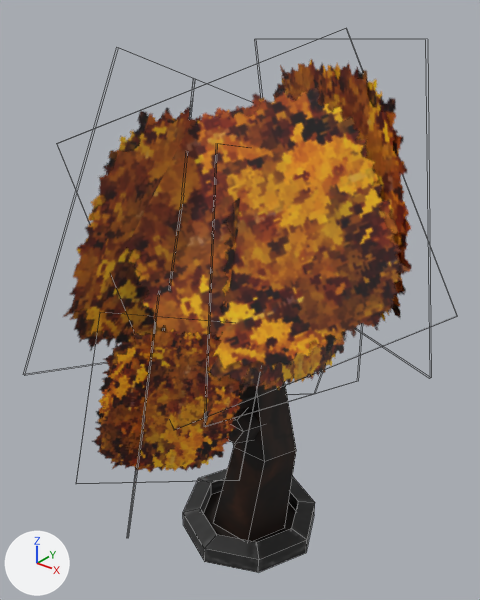
Two versions of the FBX model Assets/Models/treesStreet.fbx, one commit apart.
Both versions are drawn from a 50 mm camera at (-8.39, -25.33, 18.52) aimed at (-20.17, -10.61, 9.4). Arrows for +X, +Y and +Z are at lower left; the lights stay in place. Mesh edges are drawn as thin lines.

The older version as bpy lines, for what is in view:
```python
me_cylinder_005 = bpy.data.meshes.new('Cylinder.005')
me_cylinder_005.from_pydata(...)  # 136 vertices, 72 faces; spans x -5.8..6.2, y -7.2..5.9, z 0.0..17.3
me_cylinder_005.materials.append(mat_treestreetbigmaterial)  # picture img_treestreetbigtexture_png
ob_treestreetbig_1 = bpy.data.objects.new('TreeStreetBig_1', me_cylinder_005)
ob_treestreetbig_1.location = (-20.06, -10.17, 0.0)
```
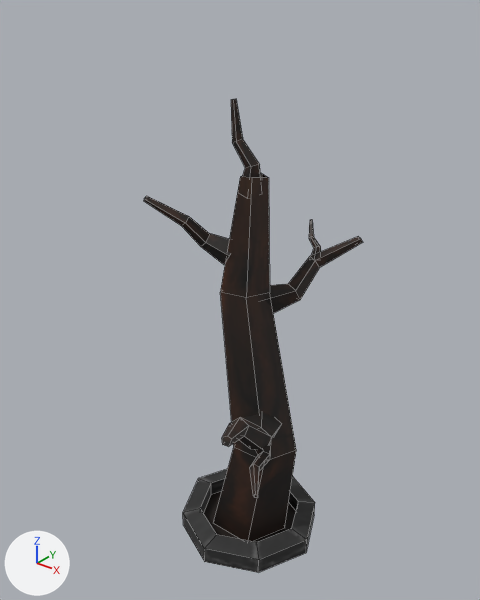
Boxes [x1, y1, x2, y2] around the edits, measured in the pictures (480 x 600 px; the box of a moved part takes in the faces that stretch with it):
```json
{"object": "TreeStreetBig_1", "change": "reshaped", "before": [29, 60, 457, 572], "after": [144, 99, 363, 572], "on screen": "49% narrower, 8% shorter"}
{"part": 1, "of": "me_cylinder_005", "change": "moved or reshaped", "before": [228, 408, 263, 444], "after": [222, 412, 281, 450]}
{"part": 2, "of": "me_cylinder_005", "change": "added", "after": [265, 236, 363, 313], "on screen": "black"}
{"part": 3, "of": "me_cylinder_005", "change": "added", "after": [144, 196, 231, 265], "on screen": "black"}
{"part": 4, "of": "me_cylinder_005", "change": "added", "after": [231, 99, 261, 178], "on screen": "black"}
{"part": 5, "of": "me_cylinder_005", "change": "added", "after": [309, 220, 321, 258]}
{"part": 6, "of": "me_cylinder_005", "change": "added", "after": [250, 443, 270, 498]}
{"part": 7, "of": "me_cylinder_005", "change": "deleted", "before": [29, 60, 457, 488], "on screen": "brown"}
```

The change, as JSON lines over the scene's bpy script:
```json
{"block": "me_cylinder_005", "where": "# used by ob_treestreetbig_1; location = (-20.06, -10.17, 0.0)"}
{"op": "remove", "block": "me_cylinder_005", "code": "me_cylinder_005.from_pydata(...)  # 136 vertices, 72 faces; spans x -5.8..6.2, y -7.2..5.9, z 0.0..17.3"}
{"op": "add", "block": "me_cylinder_005", "code": "me_cylinder_005.from_pydata(...)  # 172 vertices, 136 faces; spans x -2.8..3.0, y -4.5..3.5, z 0.0..15.5"}
{"block": "me_cylinder_005", "change": "me_cylinder_005 part 1: the loose piece of 20 vertices spanning x -0.2..1.2, y -4.8..-0.4, z 4.6..7.7 is turned 23.9 degrees about the z axis through its middle, then moved by (1.2, 0.1, 0.0)"}
{"block": "me_cylinder_005", "change": "me_cylinder_005 part 2: the loose piece of 20 vertices spanning x -0.2..1.2, y -4.8..-0.4, z 4.6..7.7 is copied, and the copy is multiplied about its middle by the matrix ((0.187, -0.698, -0.418), (0.307, -0.336, 0.7), (-0.754, -0.31, 0.181)), then moved by (0.5, 4.3, 3.7); it spans x -0.4..2.0, y -0.1..3.5, z 8.5..10.8"}
{"block": "me_cylinder_005", "change": "me_cylinder_005 part 3: the loose piece of 20 vertices spanning x -0.2..1.2, y -4.8..-0.4, z 4.6..7.7 is copied, and the copy is multiplied about its middle by the matrix ((-0.299, 0.578, 0.147), (-0.23, 0.04, -0.625), (-0.55, -0.331, 0.182)), then moved by (-2.2, 1.8, 5.4); it spans x -2.8..-0.4, y -1.8..0.4, z 10.4..12.6"}
{"block": "me_cylinder_005", "change": "me_cylinder_005 part 4: the loose piece of 20 vertices spanning x -0.2..1.2, y -4.8..-0.4, z 4.6..7.7 is copied, and the copy is multiplied about its middle by the matrix ((0.269, -0.162, -0.467), (0.487, 0.182, 0.216), (0.089, -0.507, 0.227)), then moved by (-0.7, 2.4, 7.9); it spans x -0.6..0.4, y -0.4..0.4, z 12.7..15.5"}
{"block": "me_cylinder_005", "change": "me_cylinder_005 part 5: the loose piece of 20 vertices spanning x -0.2..1.2, y -4.8..-0.4, z 4.6..7.7 is copied, and the copy is multiplied about its middle by the matrix ((0.157, 0.01, -0.245), (0.242, -0.055, 0.152), (-0.042, -0.286, -0.038)), then moved by (0.2, 5.1, 4.5); it spans x 0.3..1.1, y 2.0..2.9, z 10.1..11.3"}
{"block": "me_cylinder_005", "change": "me_cylinder_005 part 6: the loose piece of 20 vertices spanning x -0.2..1.2, y -4.8..-0.4, z 4.6..7.7 is copied, and the copy is multiplied about its middle by the matrix ((0.41, -0.281, 0.072), (0.261, 0.302, -0.305), (0.127, 0.286, 0.392)), then moved by (1.7, 0.2, -0.8); it spans x 1.3..3.0, y -3.5..-1.3, z 5.2..5.8"}
{"block": "me_cylinder_005", "change": "me_cylinder_005 part 7: 16 loose pieces with 64 vertices, spanning x -5.8..6.2, y -7.2..5.9, z 3.5..17.3, are deleted"}
```
